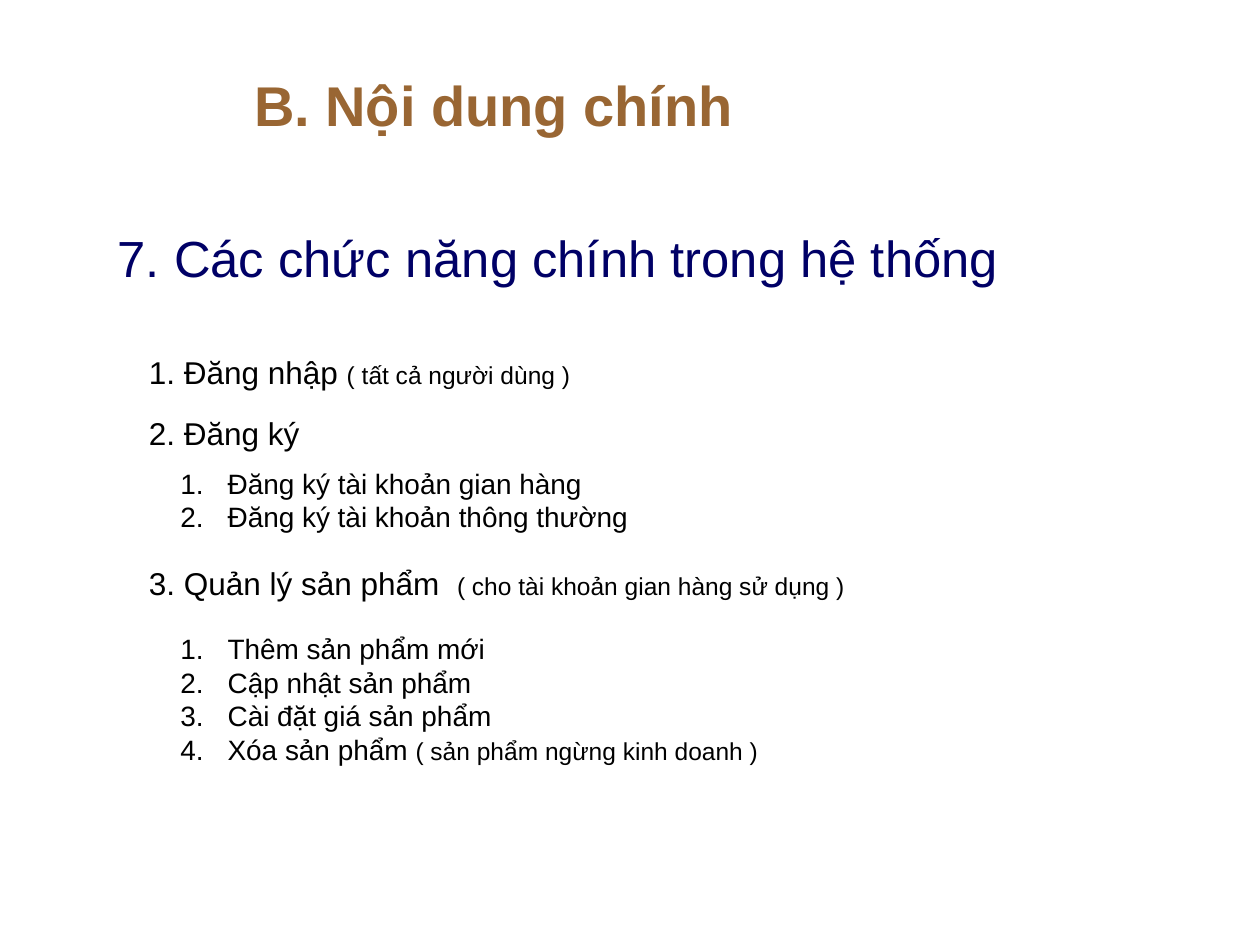
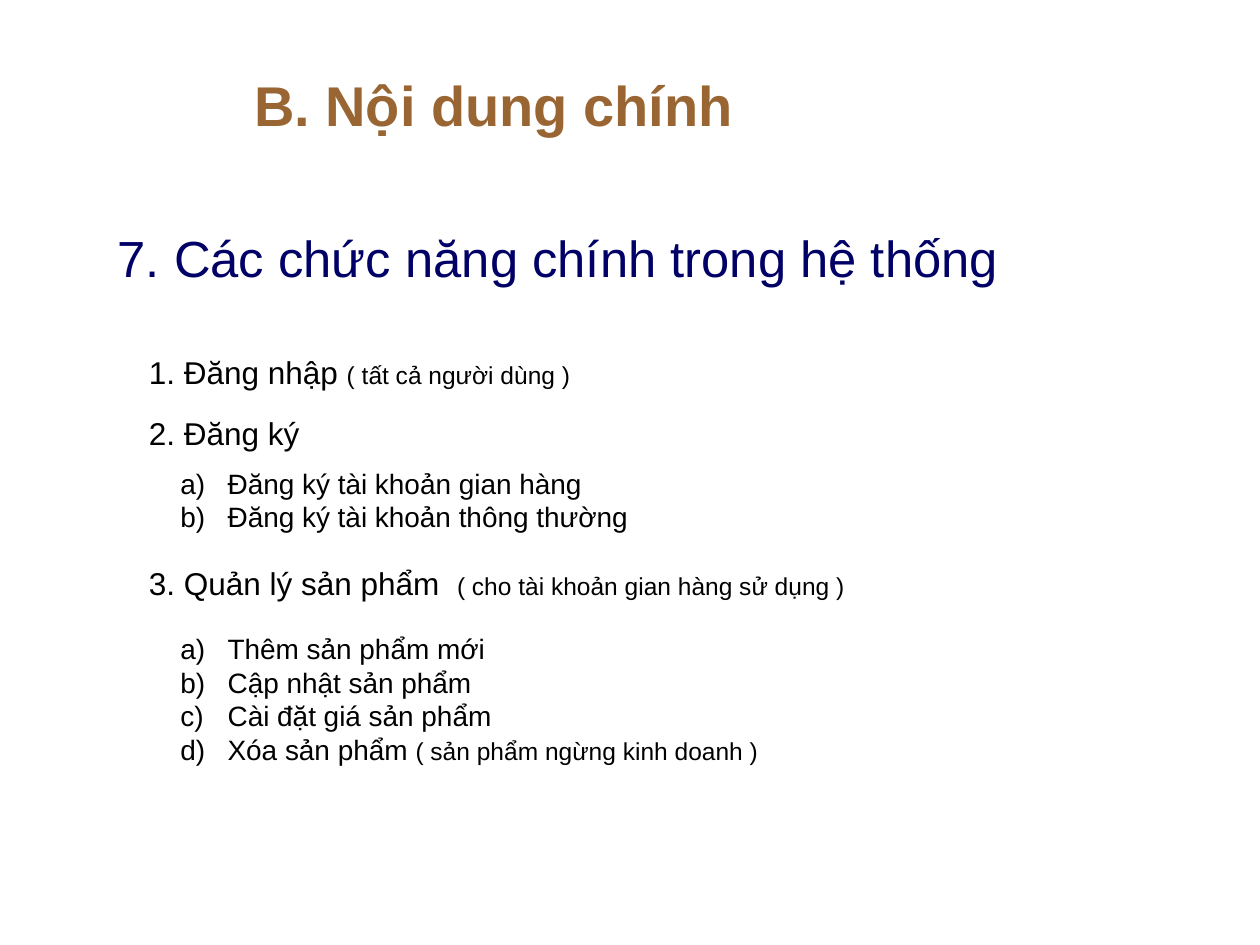
Before and after one commit to khanhpro1996ct/luanvanTN, a slide deck: slide 23 of SlideBaoCaoLVTN_NguyenQuocKhanh.pptx. Drawn at 1260x945 pixels with LibreOffice and Linux fonts; fonts in the diff are those of the drawing; background and template pictures are left out. Boxes give left, top, right and bottom in pixels: in the first picture for what was removed or moved away, otherwise in the second. Text is boxed around its words. In the diff, an @@ line names an element or a change of style, - is before the commit and + after.

```diff
--- a/SlideBaoCaoLVTN_NguyenQuocKhanh.pptx
+++ b/SlideBaoCaoLVTN_NguyenQuocKhanh.pptx
@@ text "Đăng ký tài khoản gian ..." at (x1=228, y1=473, x2=627, y2=532): bullet 1. to a) @@
@@ text "Thêm sản phẩm mới" at (x1=228, y1=637, x2=743, y2=765): bullet 1. to a) @@
```
Also in this commit, not shown: 3 other slides changed, 5 other files.
